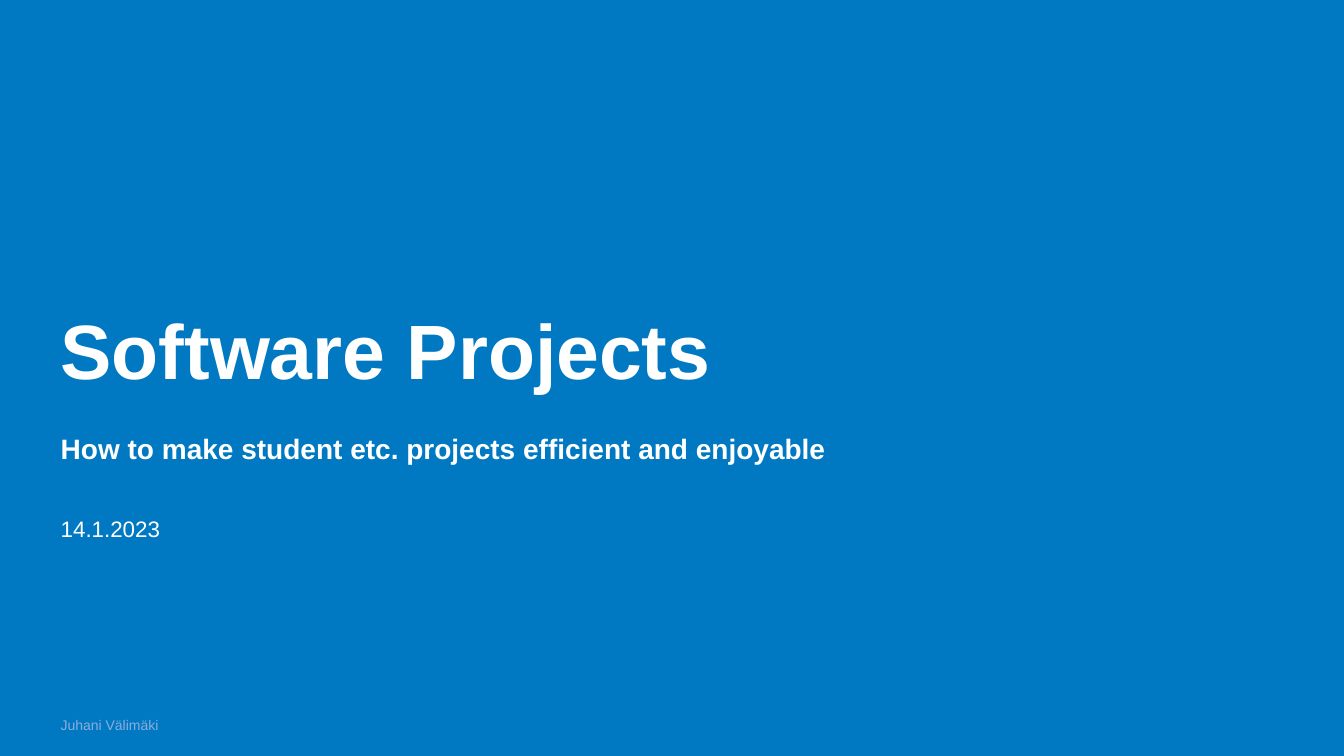
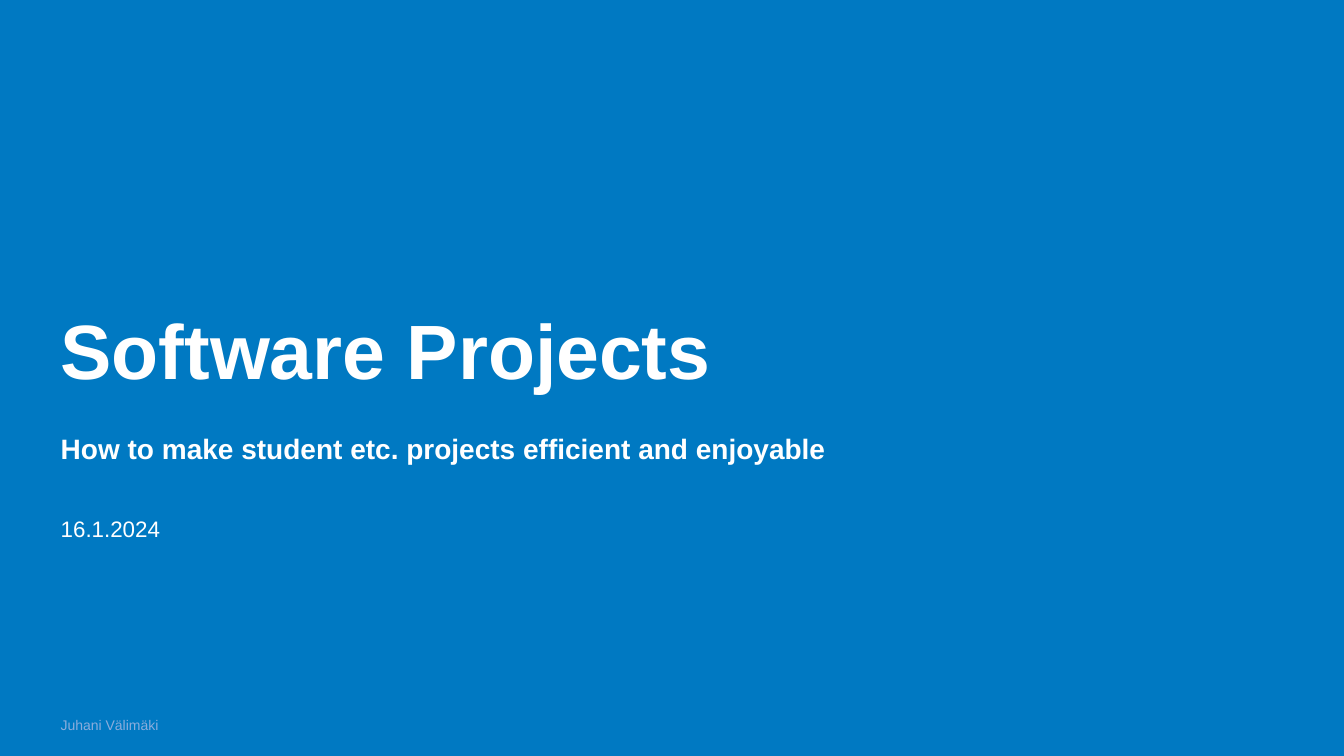
Before and after one commit to haagahelia/ohke-teknologiat, a slide deck: slide 1 of 06_ohjelmistoarkkitehtuurit_ja_patternit/SoftwareProjects_LessonsLearned.pptx. Drawn at 1344x756 pixels with LibreOffice and Linux fonts; fonts in the diff are those of the drawing; background and template pictures are left out. Boxes give left, top, right and bottom in pixels: in the first picture for what was removed or moved away, otherwise in the second. Text is boxed around its words. In the diff, an @@ line names an element or a change of style, - is before the commit and + after.

```diff
--- a/06_ohjelmistoarkkitehtuurit_ja_patternit/SoftwareProjects_LessonsLearned.pptx
+++ b/06_ohjelmistoarkkitehtuurit_ja_patternit/SoftwareProjects_LessonsLearned.pptx
@@ text at bbox=[61, 521, 160, 538]: text changed @@
-14.1.2023
+16.1.2024
```
Also in this commit, not shown: 8 other slides changed, 1 other file.
